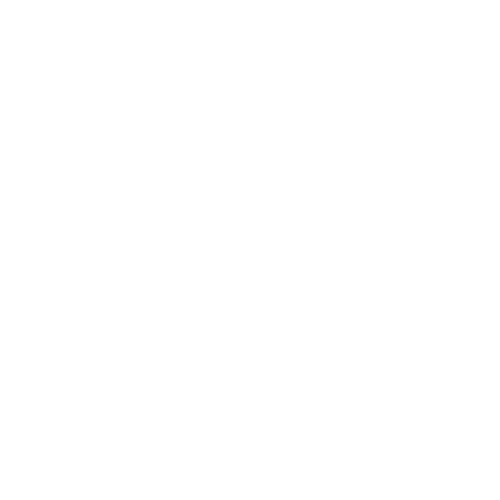
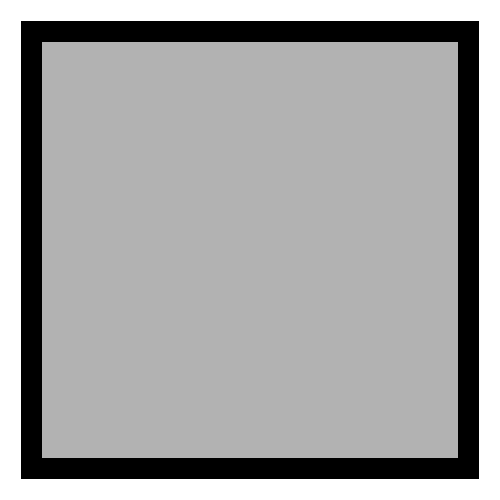
Before/after of a 500px x 500px layered artwork. What changed in the layer stack:
showed "button_default", painted on it over box(21, 21, 479, 479)
